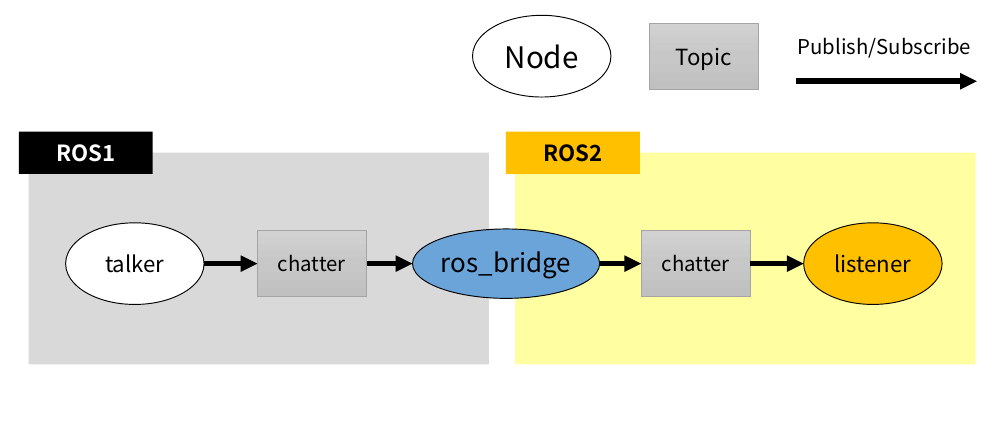
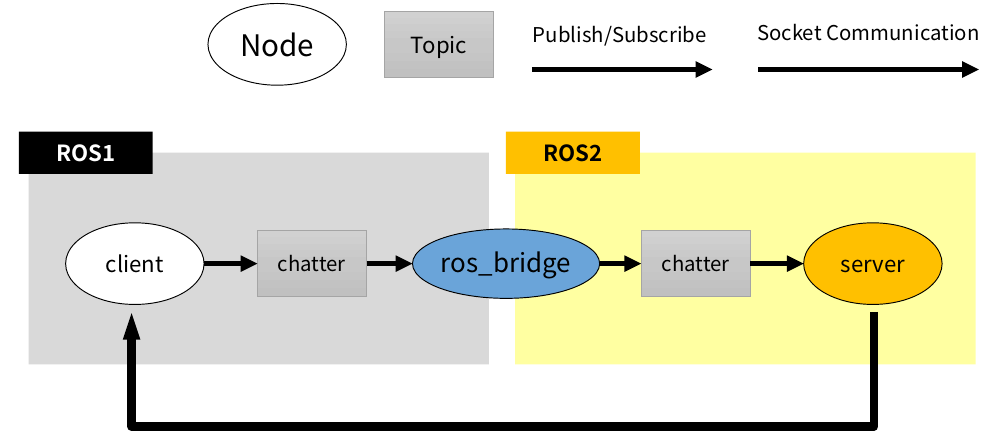
Before and after one commit to m-yuya/EMSOFT2016, a slide deck: slide 1 of figure/eval_method.pptx. Drawn at 1008x436 pixels with LibreOffice and Linux fonts; fonts in the diff are those of the drawing. Boxes give left, top, right and bottom in pixels: in the first picture for what was removed or moved away, otherwise in the second. Text is boxed around its words. In the diff, an @@ line names an element or a change of style, - is before the commit and + after.

```diff
--- a/figure/eval_method.pptx
+++ b/figure/eval_method.pptx
@@ text added at box(757, 23, 979, 41), 11 pt, text #000000 @@
+Socket Communication
@@ 1 ellipse, 1 rectangle, 1 text, 1 arrow: place and size @@
-1 ellipse, 1 rectangle, 1 text, 1 arrow at box(472, 16, 977, 97)
+1 ellipse, 1 rectangle, 1 text, 1 arrow at box(208, 4, 712, 85)
@@ arrow added from (759, 69) to (979, 69), #000000 3 pt @@
@@ text in ellipse at box(106, 254, 164, 273): text changed @@
-talker
+client
@@ text in ellipse at box(841, 259, 905, 273): text changed @@
-listener
+server
@@ freeform shape added at box(132, 312, 875, 427), outline #000000 4.75 pt @@
```
Also in this commit, not shown: 8 other files.
